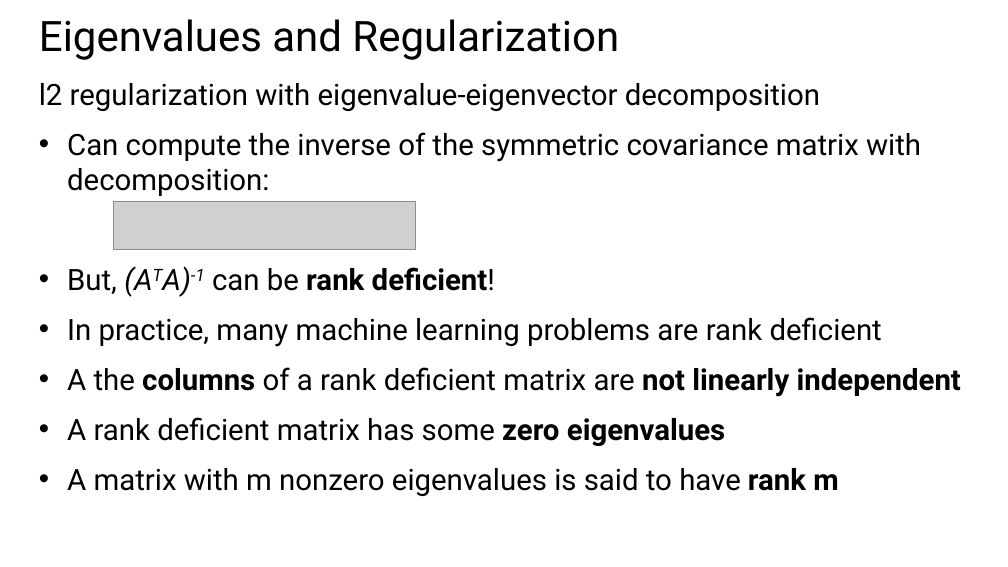
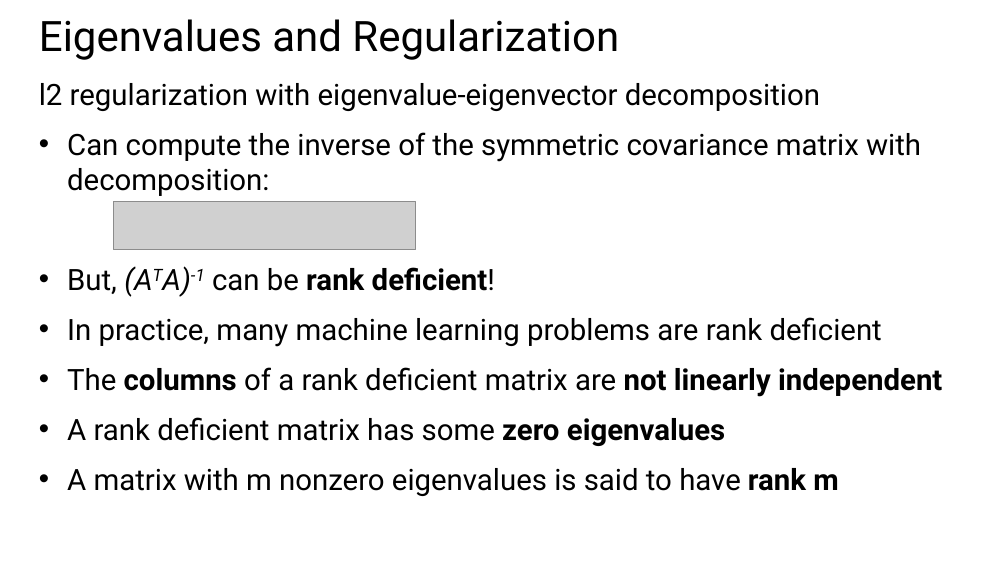
Before and after one commit to StephenElston/CSCI-E25, a slide deck: slide 40 of SupplementaryMaterial/RegularizatioinAndOptimization.pptx. Drawn at 1008x567 pixels with LibreOffice and Linux fonts; fonts in the diff are those of the drawing; grey boxes stand for pictures. Boxes give left, top, right and bottom in pixels: in the first picture for what was removed or moved away, otherwise in the second. Text is boxed around its words. In the diff, an @@ line names an element or a change of style, - is before the commit and + after.

```diff
--- a/SupplementaryMaterial/RegularizatioinAndOptimization.pptx
+++ b/SupplementaryMaterial/RegularizatioinAndOptimization.pptx
@@ text at bbox=[67, 367, 942, 397]: text changed; bold on @@
-• A the columns of a rank deficient matrix are not linearly independent
+• The columns of a rank deficient matrix are not linearly independent
```
Also in this commit, not shown: 1 other slide changed.
